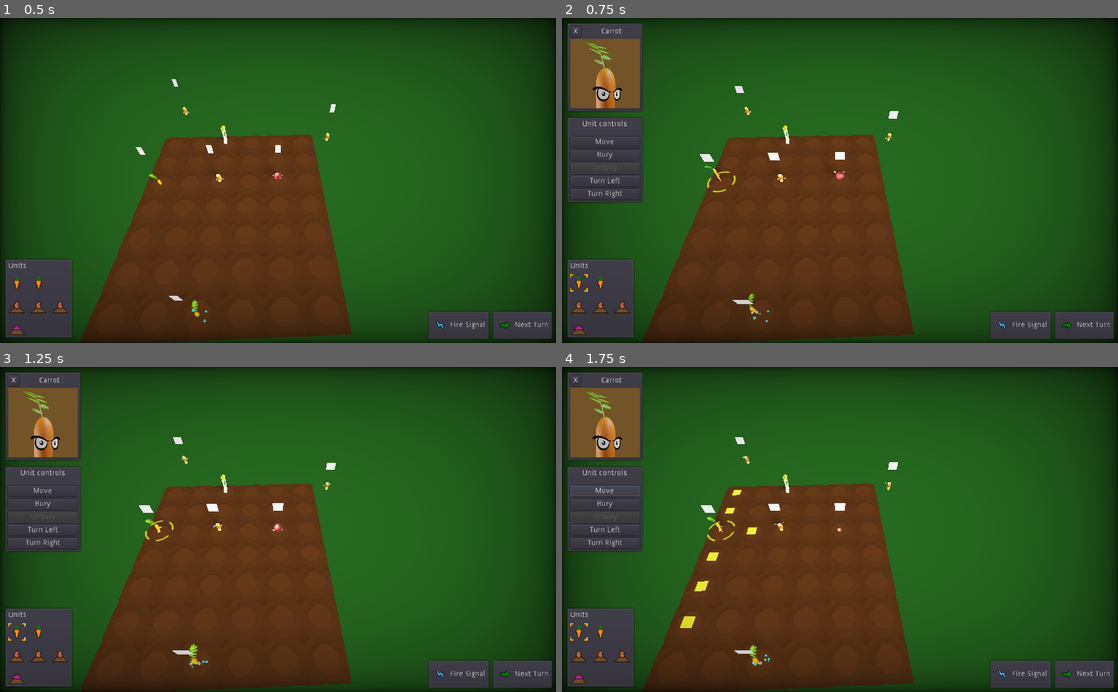
Above: before the commit, frames 1-4 (two rows, left to right).
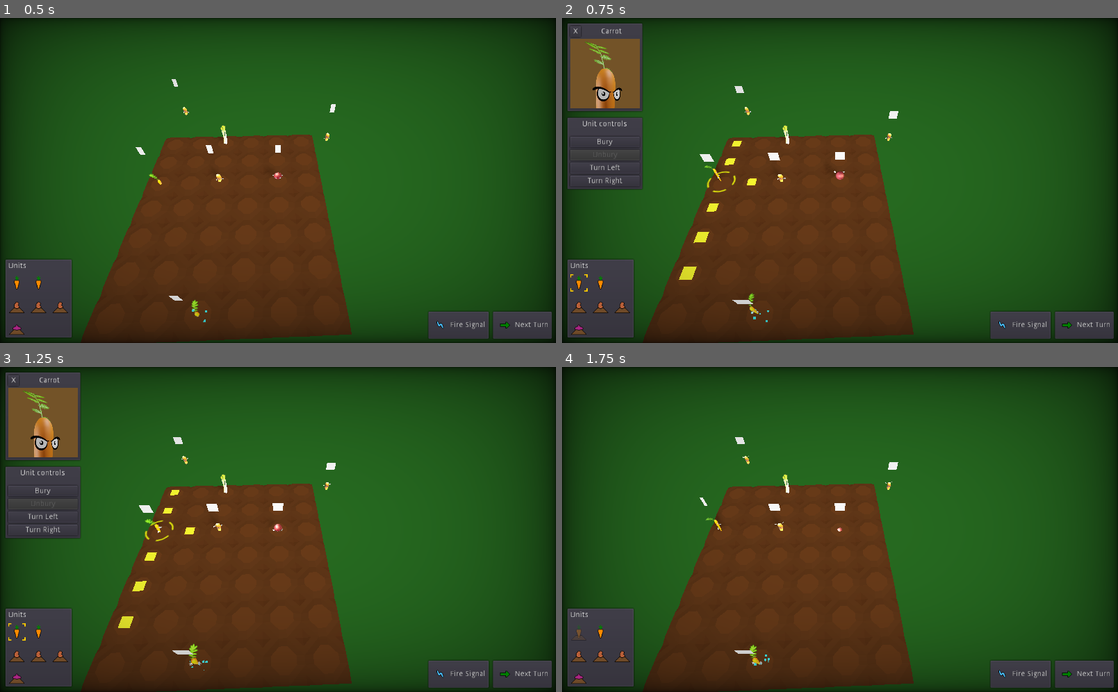
Above: after the commit, the same moments.

Repository: wingedadventurer/gwj-xii
Game: Godot game, scene res://scenes/levels/level_test.tscn
Two runs of this game, one before a commit and one after it. Both use one fixed random seed, a clock stepped at 60 frames per second and the inputs below.
Inputs (mouse positions are in pixels of both pictures, inside the frame that each line leads up to):
- Up to frame 1 (0.5 s): no input
- Up to frame 2 (0.75 s): click (578, 281) at 0.52 s
- Up to frame 3 (1.25 s): no input
- Up to frame 4 (1.75 s): click (606, 490) at 1.25 s, where only the run before the commit has a clickable "Move"

Frame 1 is identical in both runs. In frame 2, 1.0% of the frame differs, in the area x 1-35%, y 37-81%; in frame 3, 1.0%; in frame 4, 7.6%, in the area x 1-36%, y 1-85%.

Commit message:
Show move tiles immediately (and remove move button)

Diff:
--- a/godot-project/scenes/levels/level_test.tscn
+++ b/godot-project/scenes/levels/level_test.tscn
@@ -8,7 +8,7 @@
 [ext_resource path="res://scenes/signal_start.tscn" type="PackedScene" id=6]
 [ext_resource path="res://scenes/celery.tscn" type="PackedScene" id=7]
 
-[node name="level" index="0" instance=ExtResource( 1 )]
+[node name="level" instance=ExtResource( 1 )]
 
 [node name="collision_polygon" parent="playable_area" index="0"]
 polygon = PoolVector2Array( -4.41949, -2.44929, 1.3917, -2.40288, 1.39856, 4.39782, -4.44466, 4.42229 )
--- a/godot-project/scenes/ui/unit_ui.tscn
+++ b/godot-project/scenes/ui/unit_ui.tscn
@@ -70,13 +70,13 @@
 [node name="p_2" type="PanelContainer" parent="vb"]
 margin_top = 174.0
 margin_right = 142.0
-margin_bottom = 334.0
+margin_bottom = 310.0
 
 [node name="vb" type="VBoxContainer" parent="vb/p_2"]
 margin_left = 7.0
 margin_top = 7.0
 margin_right = 135.0
-margin_bottom = 153.0
+margin_bottom = 129.0
 custom_constants/separation = 16
 
 [node name="label" type="Label" parent="vb/p_2/vb"]
@@ -88,37 +88,30 @@
 [node name="vb" type="VBoxContainer" parent="vb/p_2/vb"]
 margin_top = 30.0
 margin_right = 128.0
-margin_bottom = 146.0
-
-[node name="button_move" parent="vb/p_2/vb/vb" instance=ExtResource( 2 )]
-margin_right = 128.0
-text = "Move"
+margin_bottom = 122.0
 
 [node name="button_bury" parent="vb/p_2/vb/vb" instance=ExtResource( 2 )]
+margin_right = 128.0
+text = "Bury"
+
+[node name="button_unbury" parent="vb/p_2/vb/vb" instance=ExtResource( 2 )]
 margin_top = 24.0
 margin_right = 128.0
 margin_bottom = 44.0
-text = "Bury"
+text = "Unbury"
 
-[node name="button_unbury" parent="vb/p_2/vb/vb" instance=ExtResource( 2 )]
+[node name="button_turn_left" parent="vb/p_2/vb/vb" instance=ExtResource( 2 )]
 margin_top = 48.0
 margin_right = 128.0
 margin_bottom = 68.0
-text = "Unbury"
+text = "Turn Left"
 
-[node name="button_turn_left" parent="vb/p_2/vb/vb" instance=ExtResource( 2 )]
+[node name="button_turn_right" parent="vb/p_2/vb/vb" instance=ExtResource( 2 )]
 margin_top = 72.0
 margin_right = 128.0
 margin_bottom = 92.0
-text = "Turn Left"
-
-[node name="button_turn_right" parent="vb/p_2/vb/vb" instance=ExtResource( 2 )]
-margin_top = 96.0
-margin_right = 128.0
-margin_bottom = 116.0
 text = "Turn Right"
 [connection signal="pressed" from="vb/p/vb/hb/button_close" to="." method="_on_button_close_pressed"]
-[connection signal="pressed" from="vb/p_2/vb/vb/button_move" to="." method="_on_button_move_pressed"]
 [connection signal="pressed" from="vb/p_2/vb/vb/button_bury" to="." method="_on_button_bury_pressed"]
 [connection signal="pressed" from="vb/p_2/vb/vb/button_unbury" to="." method="_on_button_unbury_pressed"]
 [connection signal="pressed" from="vb/p_2/vb/vb/button_turn_left" to="." method="_on_button_turn_left_pressed"]
--- a/godot-project/scripts/unit.gd
+++ b/godot-project/scripts/unit.gd
@@ -92,7 +92,8 @@
 	$select_highlight.set_rotate(value)
 	$select_highlight.visible = value
 	if value == true: $sfx_select.play()
-	hide_move_arrows()
+	if value == false:
+		hide_move_arrows()
 
 	selected = value
 	if icon: icon.update_icon()
@@ -103,8 +104,9 @@
 
 func select() -> void:
 	for unit in get_tree().get_nodes_in_group("unit"):
-		unit.deselect()
-		unit.set_highlighted(false)
+		if unit != self:
+			unit.deselect()
+			unit.set_highlighted(false)
 	for unit_ui in get_tree().get_nodes_in_group("unit_ui"):
 		unit_ui.show()
 		unit_ui.display_unit(self)
@@ -112,6 +114,10 @@
 	set_highlighted(false)
 	set_selected(true)
 
+	# show move arrows
+	if not action_done and not buried:
+		show_move_arrows()
+
 func deselect() -> void:
 	set_selected(false)
 
@@ -126,10 +132,12 @@
 func show_move_arrows() -> void:
 	for node in $move_positions.get_children():
 		node.show_if_free()
+	print("Shown move arrows!")
 
 func hide_move_arrows() -> void:
 	for node in $move_positions.get_children():
 		node.hide2()
+	print("Hidden move arrows!")
 
 func _on_move_arrow_selected(move_arrow : class_move_arrow) -> void:
 	move(move_arrow.global_transform.origin)
--- a/godot-project/scripts/unit_ui.gd
+++ b/godot-project/scripts/unit_ui.gd
@@ -3,7 +3,6 @@
 
 onready var unit_name = $vb/p/vb/hb/unit_name
 onready var unit_profile = $vb/p/vb/unit_background/unit_profile
-onready var button_move = $vb/p_2/vb/vb/button_move
 onready var button_bury = $vb/p_2/vb/vb/button_bury
 onready var button_unbury = $vb/p_2/vb/vb/button_unbury
 onready var button_turn_left = $vb/p_2/vb/vb/button_turn_left
@@ -42,7 +41,6 @@
 	hide()
 
 func disable_all_actions() -> void:
-	button_move.disabled = true
 	button_bury.disabled = true
 	button_unbury.disabled = true
 	button_turn_left.disabled = true
@@ -55,14 +53,10 @@
 		if selected_unit.buried: button_unbury.disabled = false
 		else: button_bury.disabled = false
 
-		# enable move
+		# enable rotation if not buried
 		if not selected_unit.buried:
-			button_move.disabled = false
 			button_turn_left.disabled = false
 			button_turn_right.disabled = false
-
-func _on_button_move_pressed() -> void:
-	selected_unit.show_move_arrows()
 
 func _on_button_bury_pressed() -> void:
 	if selected_unit:
